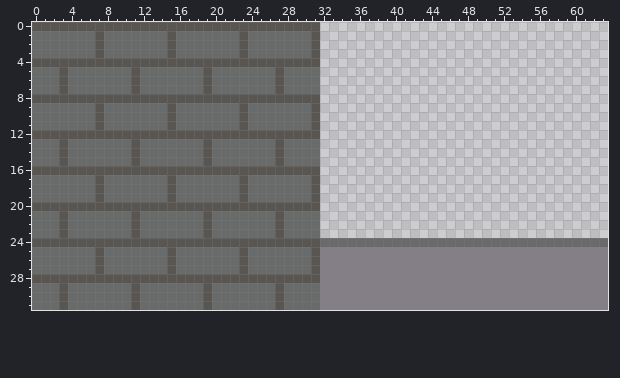
Pixel-art file: assets/tilesets/bricks.aseprite. Above, as it was before the edit.
64x32 pixels, 1 frame.
Once edited:
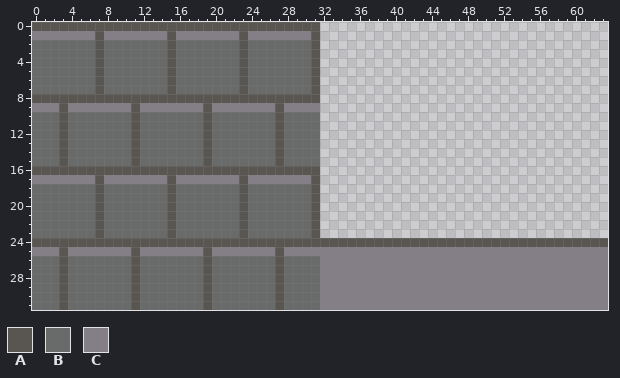
Palette (. is transparent): A #595652  B #696a6a  C #847e87
Commit: add collision to ground tile map
Diff:
The author changed colour B to colour A in rows 5 to 7 at x 7, 15, 23 and 31; in rows 9 to 11 at x 3, 11, 19 and 27; in rows 21 to 23 at x 7, 15, 23 and 31; in row 24 at x 32 to 63; in rows 25 to 27 at x 3, 11, 19 and 27.
The author changed colour A to colour B in row 4 at x 0 to 6, 8 to 14, 16 to 22 and 24 to 30; in rows 5 to 7 at x 3, 11, 19 and 27; in rows 10 to 11 at x 7, 15, 23 and 31; in row 12 at x 0 to 2, 4 to 10, 12 to 18, 20 to 26 and 28 to 31; in row 20 at x 0 to 6, 8 to 14, 16 to 22 and 24 to 30; in rows 21 to 23 at x 3, 11, 19 and 27.
The author changed colour A to colour B in rows 26 to 27 at x 7, 15, 23 and 31; in row 28 at x 0 to 2, 4 to 10, 12 to 18, 20 to 26 and 28 to 31.
The author changed colour A to colour C in row 9 at x 7, 15, 23 and 31; in row 25 at x 7, 15, 23 and 31.
The author changed colour B to colour C in row 1 at x 0 to 6, 8 to 14, 16 to 22 and 24 to 30; in row 9 at x 0 to 2, 4 to 6, 8 to 10, 12 to 14, 16 to 18, 20 to 22, 24 to 26 and 28 to 30; in row 17 at x 0 to 6, 8 to 14, 16 to 22 and 24 to 30; in row 25 at x 0 to 2, 4 to 6, 8 to 10, 12 to 14, 16 to 18, 20 to 22, 24 to 26 and 28 to 30.
